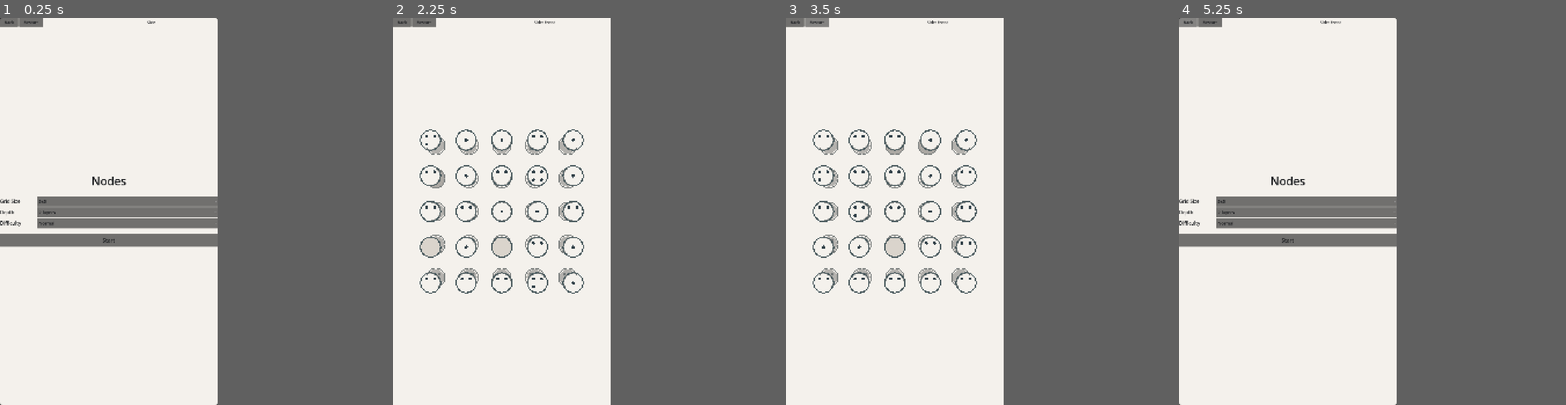
Above: before the commit, frames 1-4 (left to right).
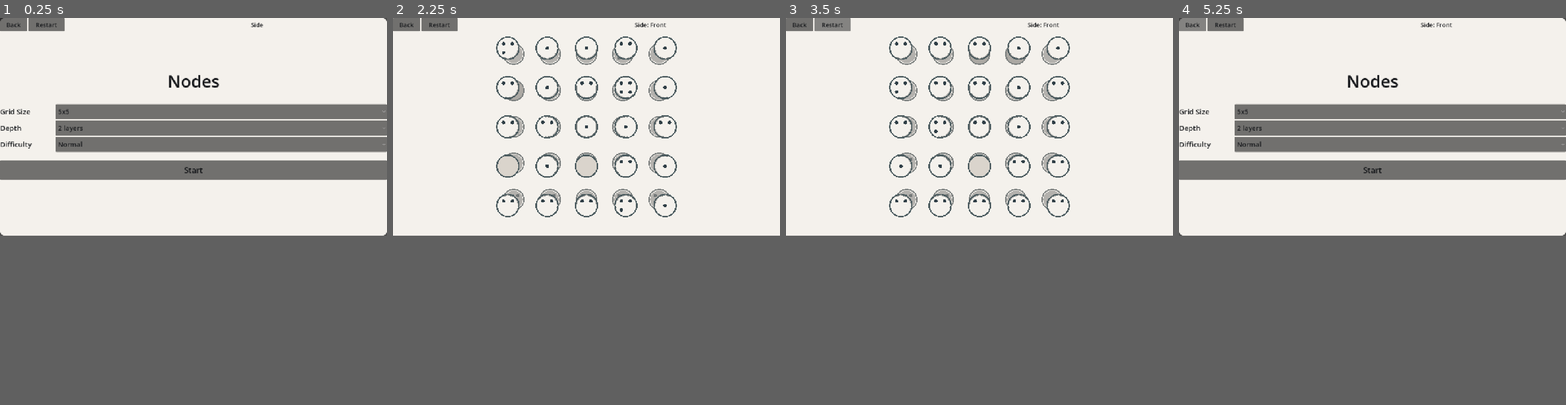
Above: after the commit, the same moments.

Repository: andrii-solokh/Nodoku
Game: Godot game, scene res://scenes/Main.tscn
Same seed, same stepped clock (60 frames per second), same inputs: the game is played once before the commit and once after it.
Inputs:
- Up to frame 1 (0.25 s): no input
- Up to frame 2 (2.25 s): click "Normal" at 0.5 s; click "Normal" at 1.25 s; click "Start" at 2 s
- Up to frame 3 (3.5 s): click "Restart" at 2.75 s
- Up to frame 4 (5.25 s): click "Restart" at 3.5 s; click "Restart" at 4.25 s; click "Back" at 5 s
In our replay, the window is 450x800 before the commit and 800x450 after it. These sizes can differ from the game's own. Grey fills any space a smaller window leaves; there, only what the larger window draws over its background counts as a difference.

The runs differ from the first frame. In frame 1, 22% of the frame differs, in the area x 0-100%, y 0-100%; in frame 2, 7.4%; in frame 3, 7.1%; in frame 4, 22%.

Commit message:
Use landscape viewport and expand stretch

Diff:
--- a/project.godot
+++ b/project.godot
@@ -16,9 +16,10 @@
 
 [display]
 
-window/size/viewport_width=1080
-window/size/viewport_height=1920
+window/size/viewport_width=1280
+window/size/viewport_height=720
 window/stretch/mode="canvas_items"
+window/stretch/aspect="expand"
 
 [rendering]
 
